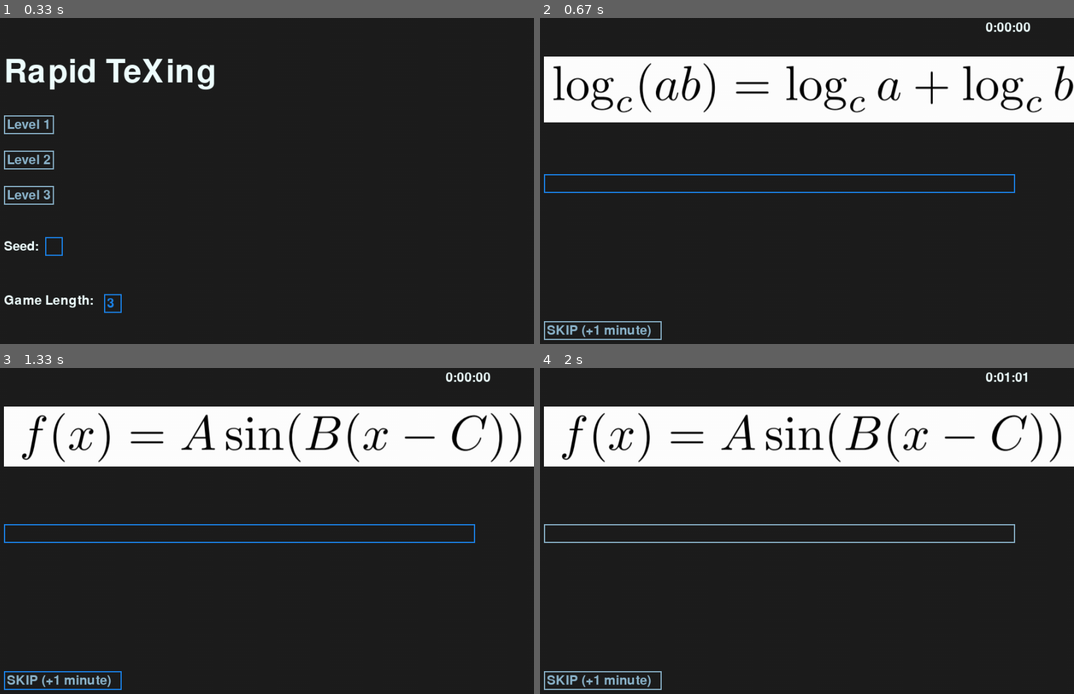
Above: before the commit, frames 1-4 (two rows, left to right).
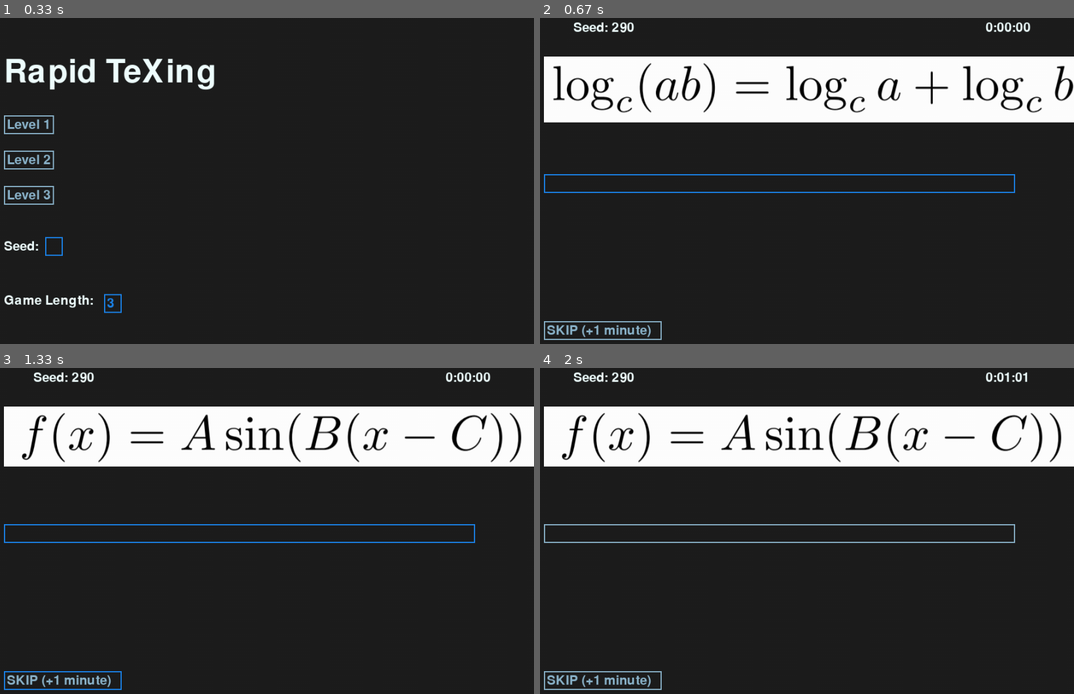
Above: after the commit, the same moments.

Repository: NiamV/OxfordHack
Game: pygame game, started from textInput.py
Two runs of this game, one before a commit and one after it. Both use one fixed random seed, a clock stepped at 60 frames per second and the inputs below.
Inputs (mouse positions are in pixels of both pictures, inside the frame that each line leads up to):
- Up to frame 1 (0.33 s): no input
- Up to frame 2 (0.67 s): click "Level 2" at 0.38 s
- Up to frame 3 (1.33 s): type "ann" at 0.67 s; tap Enter at 1 s; click (53, 671) at 1.27 s
- Up to frame 4 (2 s): click (outside the picture) at 1.6 s

Frame 1 is identical in both runs. In frame 2, 0.2% of the frame differs, in the area x 6-18%, y 1-5%; in frame 3, 0.2%; in frame 4, 0.2%.

Commit message:
Added seed to screen

Diff:
--- a/static/Equations.txt
+++ /dev/null
@@ -1,8 +0,0 @@
-\int_{0}^{10}x^2 dx
-\frac{x^2}{x^3 + 1}
-a^2 + b^2 = c^2
-\sqrt{x^2 + sin(x)}
-\sum_{n=0}^{\infty}\frac{1}{x^2} = \frac{\pi^2}{6}
-\prod_{p \in primes} \frac{1}{p}
-\sin (A+B) = \sin (A) \cos (B) + \sin (B) \cos (A)
-\frac{1}{1-x} = 1 + x + x^2 + x^3 + ...
--- a/textInput.py
+++ b/textInput.py
@@ -25,9 +25,9 @@
 
 # Niam's variables
 equationsFile = [
-    open("static3/Level1/Equations.txt", "r").read().splitlines(),
-    open("static3/Level2/Equations.txt", "r").read().splitlines(),
-    open("static3/Level3/Equations.txt", "r").read().splitlines()
+    open("static/Level1/Equations.txt", "r").read().splitlines(),
+    open("static/Level2/Equations.txt", "r").read().splitlines(),
+    open("static/Level3/Equations.txt", "r").read().splitlines()
 ]
 
 imageCount = [len(equationsFile[i]) for i in range(0,3)]
@@ -208,7 +208,7 @@
             n = random.randint(1,possibleSeeds+1)
 
         threeImages =  imageMapping.images(n, currentImageCount, GAME_LENGTH) # 3-tuple with the 3 id ints
-        eqImg = [pg.image.load("static3/Level" + str(level) +"/Eq" + str(threeImages[i]) + ".png") for i in range(0,GAME_LENGTH) ]
+        eqImg = [pg.image.load("static/Level" + str(level) +"/Eq" + str(threeImages[i]) + ".png") for i in range(0,GAME_LENGTH) ]
         eqTxt = [equationsFile[level-1][threeImages[i]-1] for i in range(0,GAME_LENGTH) ]
 
         questions = [ Question(i, eqImg[i], eqTxt[i]) for i in range(GAME_LENGTH)]
@@ -258,6 +258,7 @@
                 skipButton.draw(screen)
 
                 screen.blit(FONT.render(timerText, True, COLOR_MAIN), (screenWidth - 150, 40))
+                screen.blit(FONT.render("Seed: " + str(n), True, COLOR_MAIN), (150, 40))
             except IndexError:
                 # Shows endgame screen
                 screen.blit(FONT.render("You're done!", True, COLOR_MAIN), (LEFT_MARGIN, LEFT_MARGIN))
Renamed: static/Eq2.png -> static/Level1/Eq1.png
Renamed: static3/Level1/Eq10.png -> static/Level1/Eq10.png
Renamed: static3/Level1/Eq11.png -> static/Level1/Eq11.png
Renamed: static3/Level1/Eq12.png -> static/Level1/Eq12.png
Renamed: static3/Level1/Eq13.png -> static/Level1/Eq13.png
Renamed: static3/Level1/Eq14.png -> static/Level1/Eq14.png
Renamed: static3/Level1/Eq15.png -> static/Level1/Eq15.png
Renamed: static3/Level1/Eq16.png -> static/Level1/Eq16.png
Renamed: static3/Level1/Eq17.png -> static/Level1/Eq17.png
Renamed: static3/Level1/Eq18.png -> static/Level1/Eq18.png
Renamed: static/Eq3.png -> static/Level1/Eq2.png
Renamed: static/Eq4.png -> static/Level1/Eq3.png
(and 33 more such lines)
